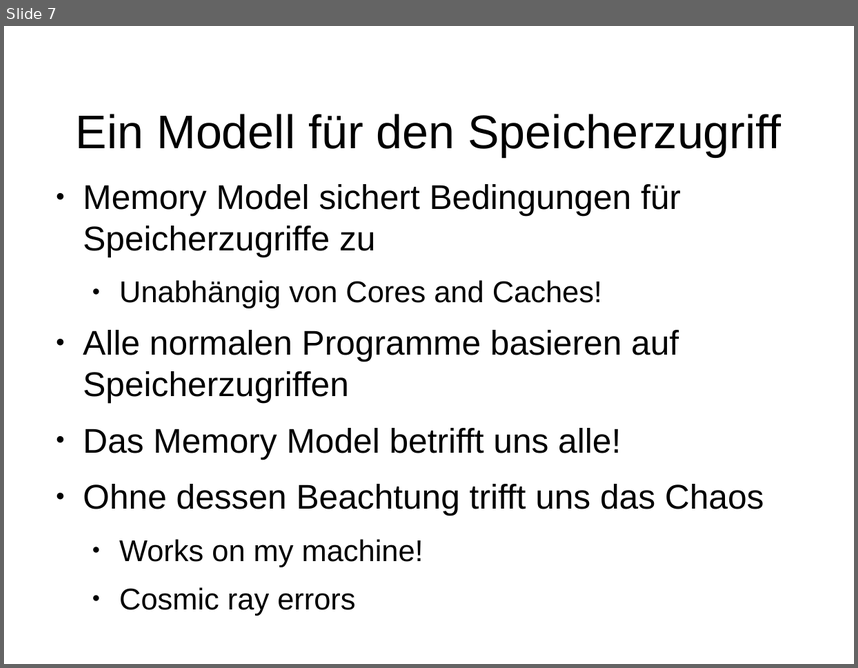
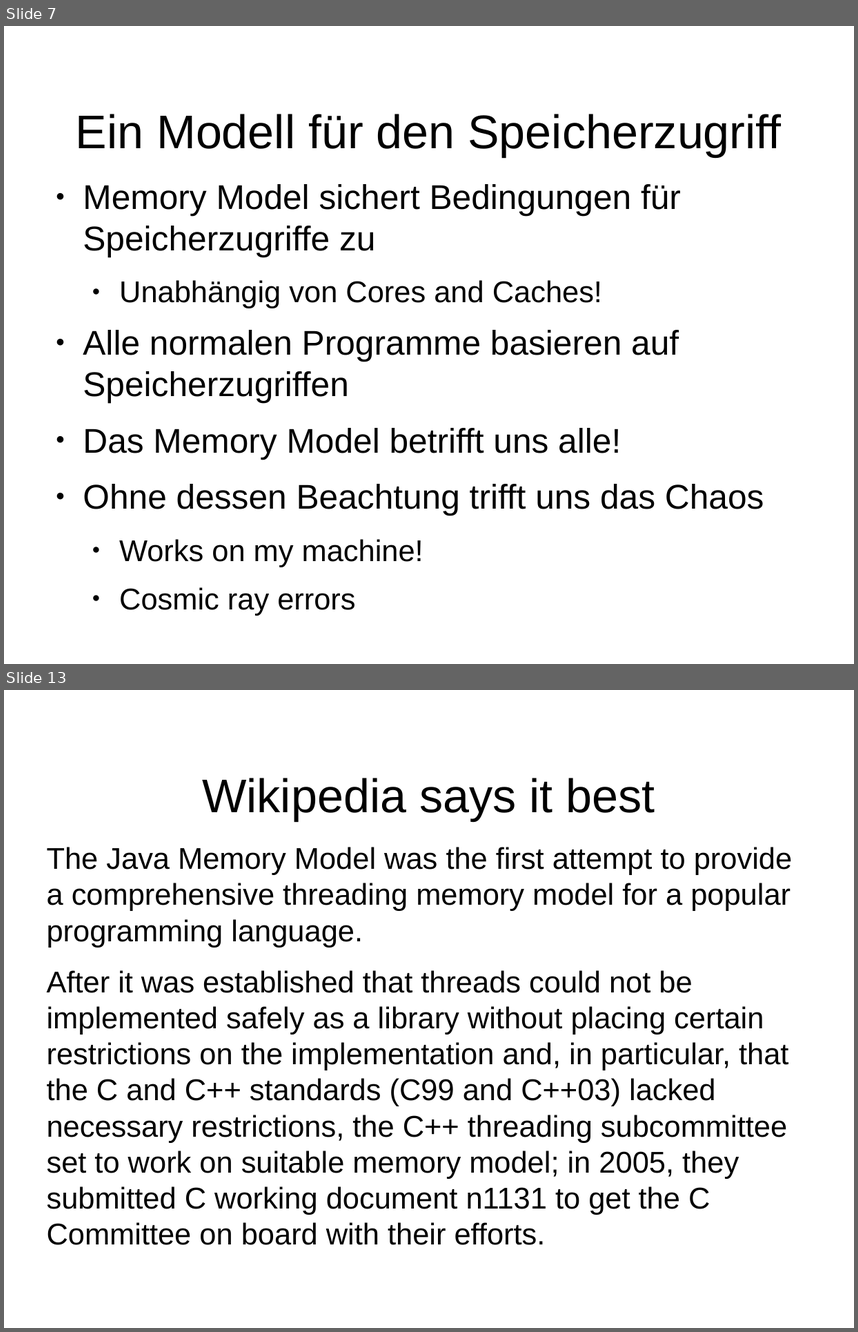
Before and after one commit to dlindner/vorlesung-se2-dhbw, a slide deck: added_2016/Java Memory Model.odp. Shown one above the other, each under a label of ours: slide 7 before the commit, slides 7 and 13 after it; the slides between them are not shown. The pictures are 858x668 and 858x1332 pixels, drawn with LibreOffice and Linux fonts; fonts in the diff are those of the drawing; background and template pictures are left out. Boxes give left, top, right and bottom in pixels: in the first picture for what was removed or moved away, otherwise in the second. Text is boxed around its words. In the diff, an @@ line names an element or a change of style, - is before the commit and + after.

Commit message:
Wikipedia-Orgie

```diff
--- a/added_2016/Java Memory Model.odp
+++ b/added_2016/Java Memory Model.odp
@@ slide 13 added at bbox=[4, 690, 854, 1328], background picture (left out) @@
@@ title added at bbox=[202, 778, 655, 821], 44 pt, text #000000 @@
+Wikipedia says it best
@@ text added at bbox=[47, 847, 792, 1245], 28 pt, text #000000 @@
+The Java Memory Model was the first attempt to provide a comprehensive threading memory model for a popular programming language.
+After it was established that threads could not be implemented safely as a library without placing certain restrictions on the implementation and, in particular, that the C and C++ standards (C99 and C++03) lacked necessary restrictions, the C++ threading subcommittee set to work on suitable memory model; in 2005, they submitted C working document n1131 to get the C Committee on board with their efforts.
```
Also in this commit, not shown: 1 slide changed, 9 other slides added, 10 slides removed.
